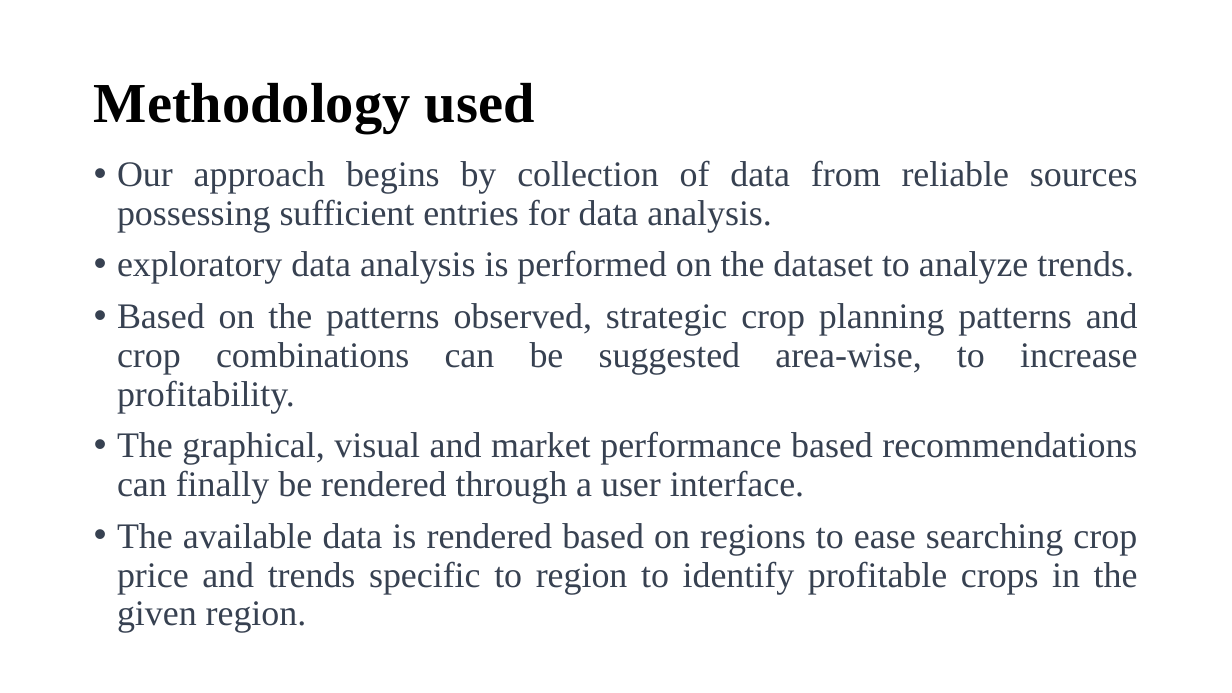
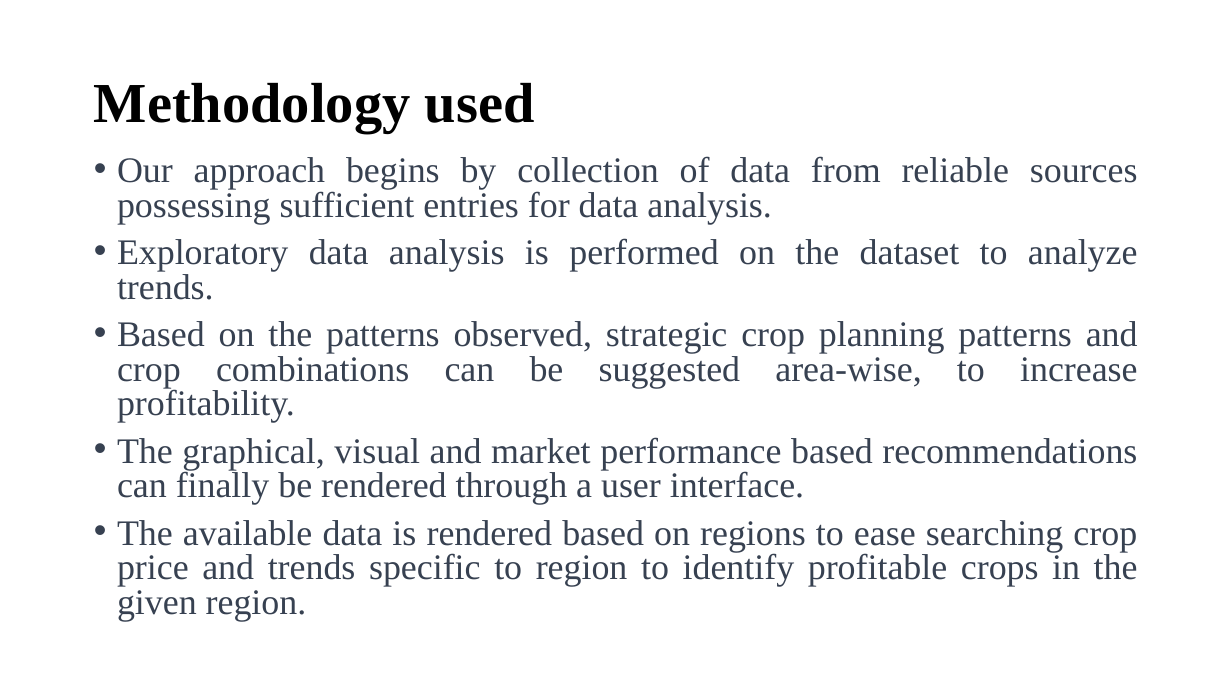
Before and after one commit to ApurwaKanitkar/MarketDrivenCropPlanning, a slide deck: slide 4 of Techbugs_4005.pptx. Drawn at 1232x693 pixels with LibreOffice and Linux fonts; fonts in the diff are those of the drawing. Boxes give left, top, right and bottom in pixels: in the first picture for what was removed or moved away, otherwise in the second. Text is boxed around its words. In the diff, an @@ line names an element or a change of style, - is before the commit and + after.

```diff
--- a/Techbugs_4005.pptx
+++ b/Techbugs_4005.pptx
@@ text at (117,156,1138,621): line spacing 0.9 to 0.8 @@
@@ text at (117,238,1138,300): text changed @@
-• exploratory data analysis is performed on the dataset to analyze trends.
+• Exploratory data analysis is performed on the dataset to analyze trends.
```
Also in this commit, not shown: 1 other slide changed, 9 slides added.
